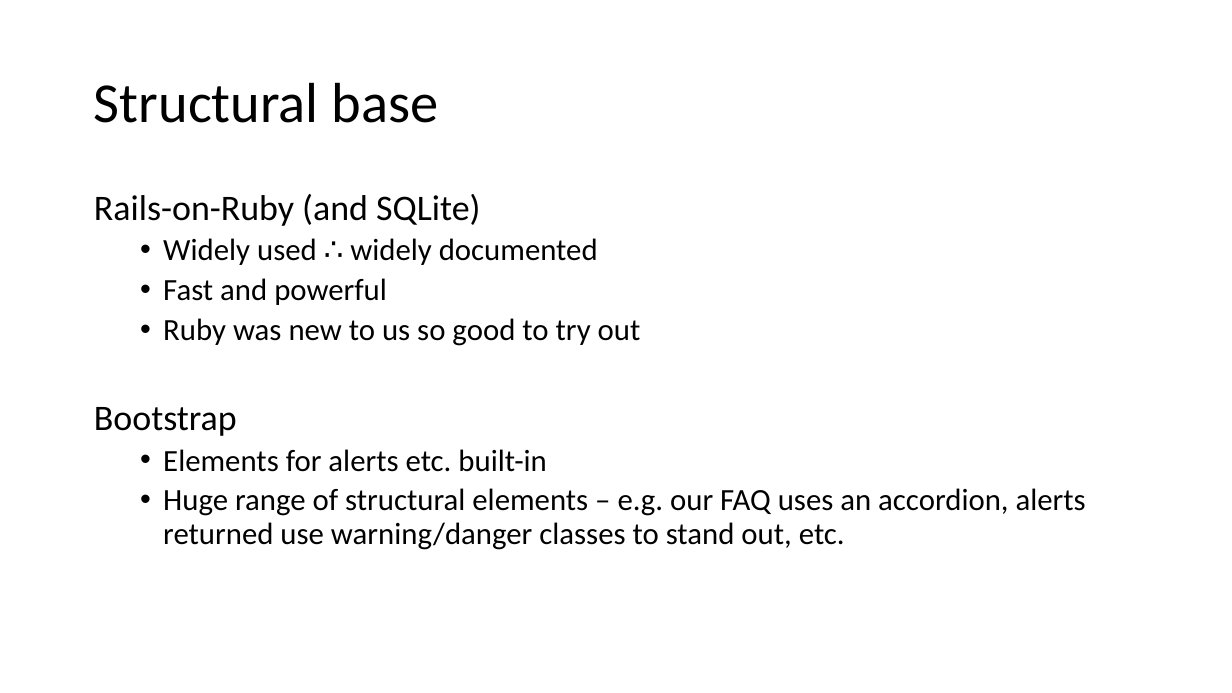
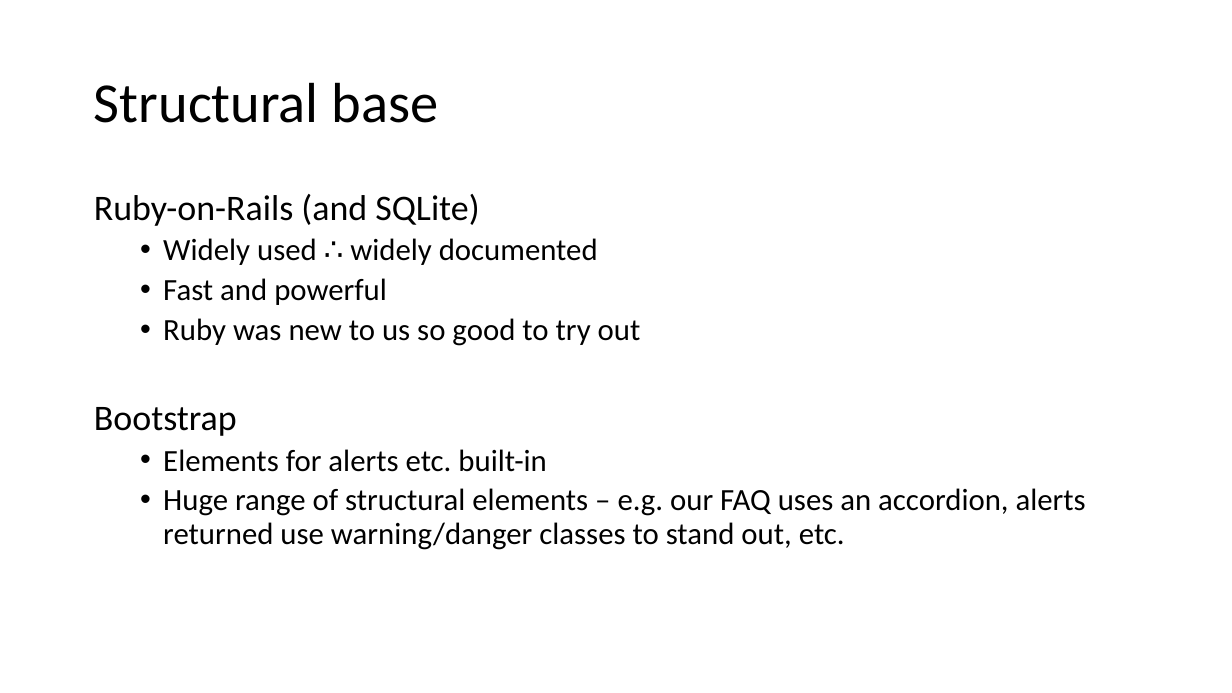
Before and after one commit to robertbastian/robin, a slide deck: slide 11 of presentation/group5_presentation.pptx. Drawn at 1232x693 pixels with LibreOffice and Linux fonts; fonts in the diff are those of the drawing. Boxes give left, top, right and bottom in pixels: in the first picture for what was removed or moved away, otherwise in the second. Text is boxed around its words. In the diff, an @@ line names an element or a change of style, - is before the commit and + after.

```diff
--- a/presentation/group5_presentation.pptx
+++ b/presentation/group5_presentation.pptx
@@ text at bbox=[94, 194, 479, 226]: text changed @@
-Rails-on-Ruby (and SQLite)
+Ruby-on-Rails (and SQLite)
```
Also in this commit, not shown: 2 other slides changed.
